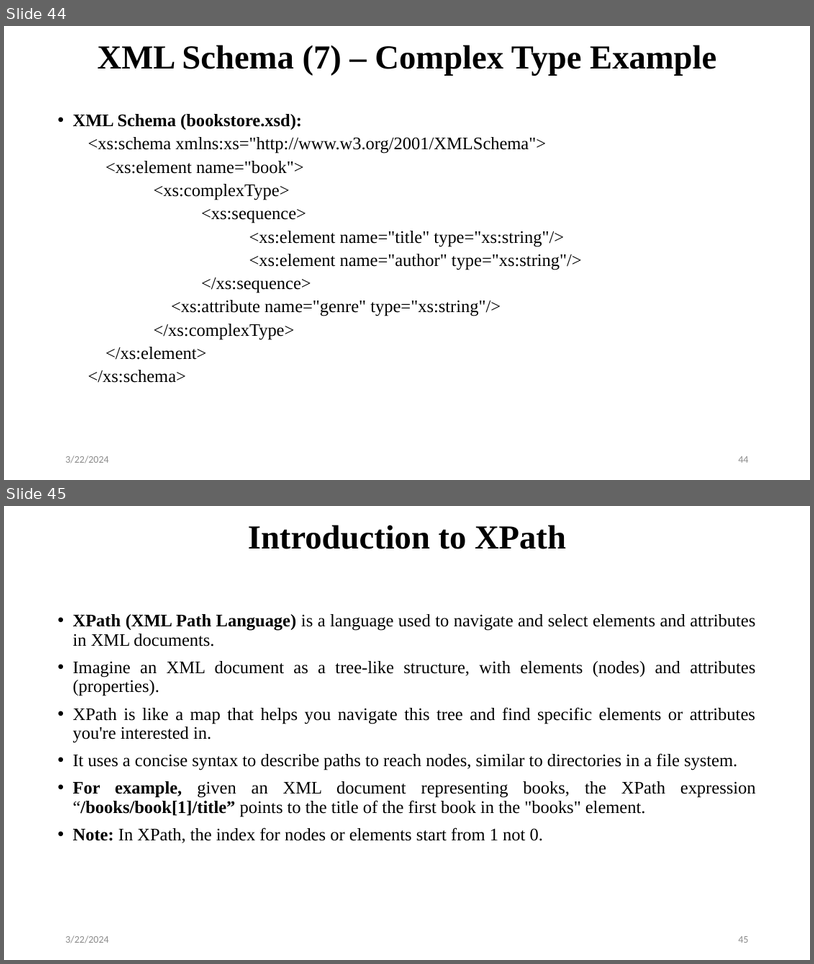
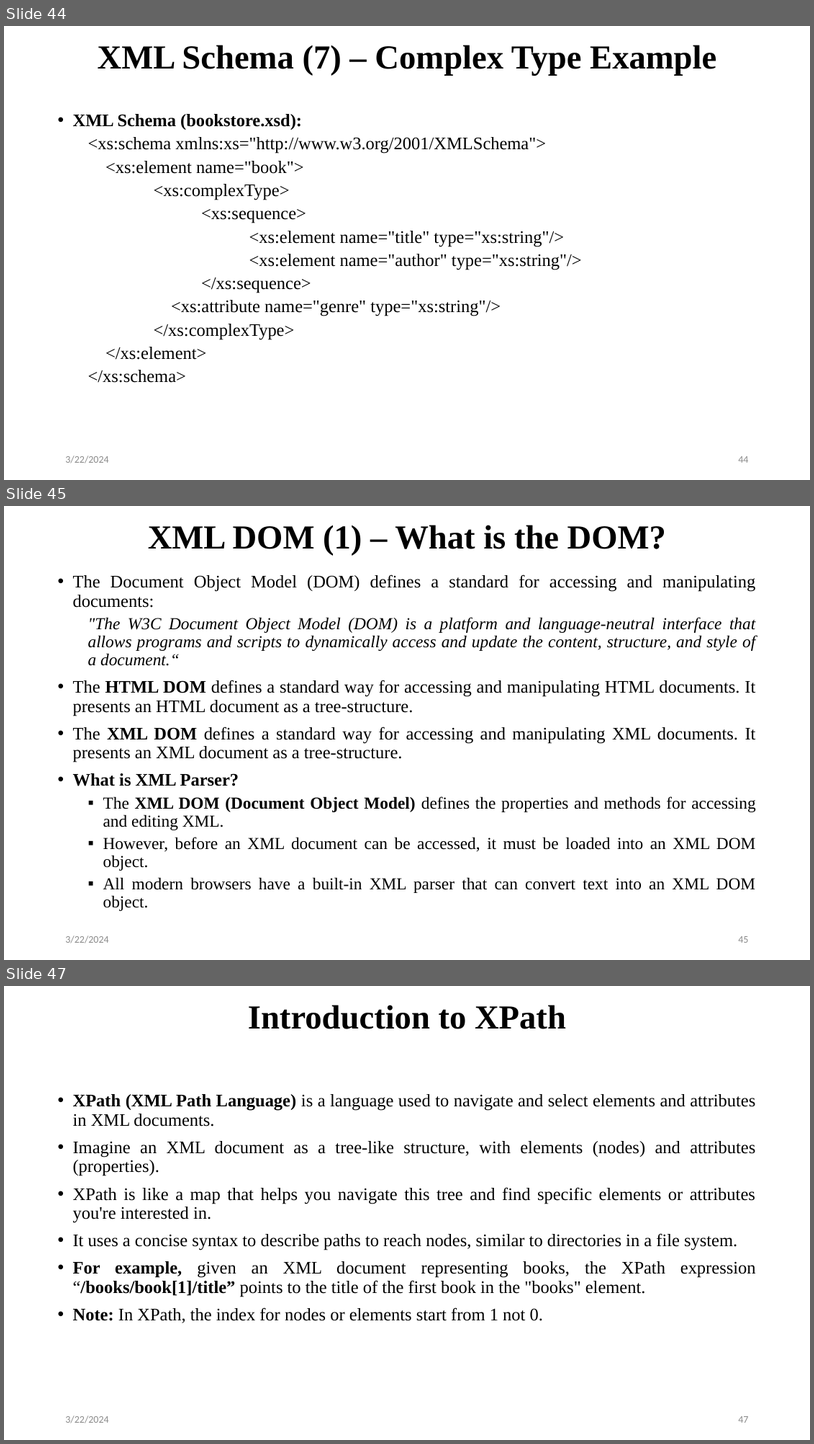
Before and after one commit to avinashmaskey22/BCA-3rd-WEB, a slide deck: Unit Three.pptx. Shown one above the other, each under a label of ours: slides 44 and 45 before the commit, slides 44, 45 and 47 after it; the slides between them are not shown. The pictures are 814x964 and 814x1444 pixels, drawn with LibreOffice and Linux fonts; fonts in the diff are those of the drawing. Boxes give left, top, right and bottom in pixels: in the first picture for what was removed or moved away, otherwise in the second. Text is boxed around its words. In the diff, an @@ line names an element or a change of style, - is before the commit and + after.

```diff
--- a/Unit Three.pptx
+++ b/Unit Three.pptx
@@ slide 45 added at bbox=[4, 506, 810, 960], background #FFFFFF @@
@@ title added at bbox=[148, 525, 666, 556], 40 pt, text #000000, bold @@
+XML DOM (1) – What is the DOM?
@@ text added at bbox=[73, 574, 756, 911], 20 pt, text #000000 @@
+• The Document Object Model (DOM) defines a standard for accessing and manipulating documents:
+  "The W3C Document Object Model (DOM) is a platform and language-neutral interface that allows programs and scripts to dynamically access and update the content, structure, and style of a document.“
+• The HTML DOM defines a standard way for accessing and manipulating HTML documents. It presents an HTML document as a tree-structure.
+• The XML DOM defines a standard way for accessing and manipulating XML documents. It presents an XML document as a tree-structure.
+• What is XML Parser?
+  ▪ The XML DOM (Document Object Model) defines the properties and methods for accessing and editing XML.
+  ▪ However, before an XML document can be accessed, it must be loaded into an XML DOM object.
+  ▪ All modern browsers have a built-in XML parser that can convert text into an XML DOM object.
@@ text added at bbox=[65, 935, 108, 943], 12 pt, text #8C8C8C @@
+3/22/2024
@@ page number added at bbox=[738, 936, 748, 942], 12 pt, text #8C8C8C @@
+45
@@ what was slide 45 is now slide 47 @@
@@ page number at bbox=[738, 1416, 748, 1422]: text changed @@
-45
+47
```
Also in this commit, not shown: 1 other slide added, 3 other files.
